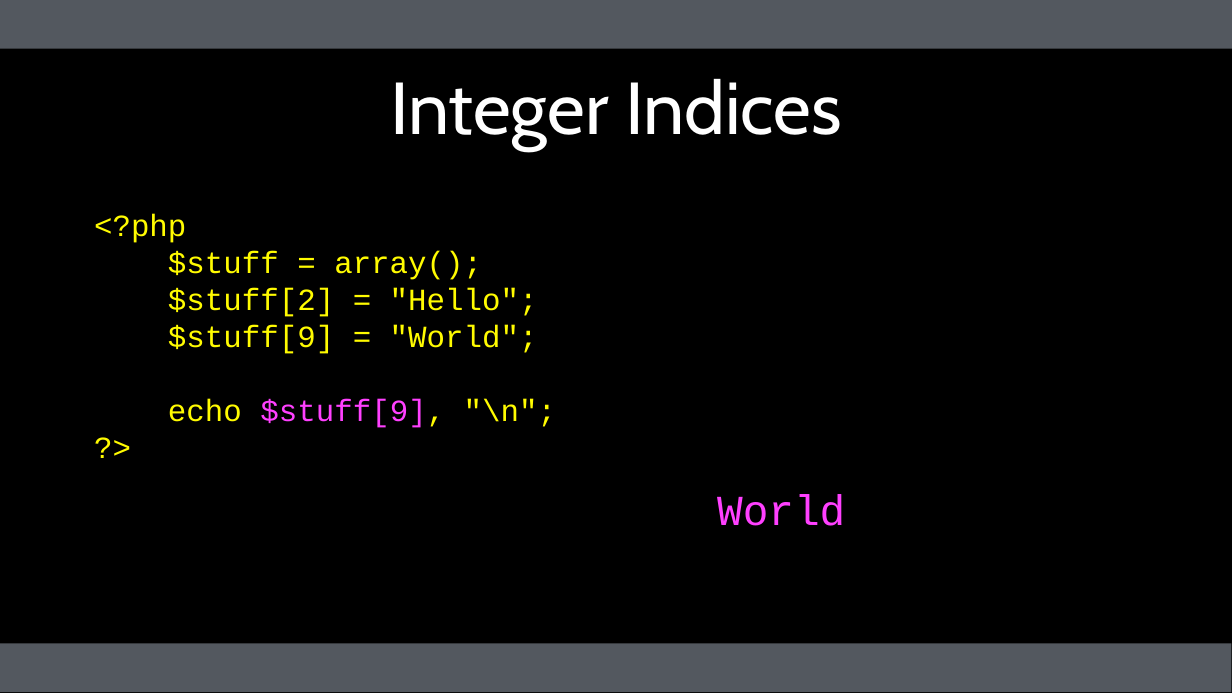
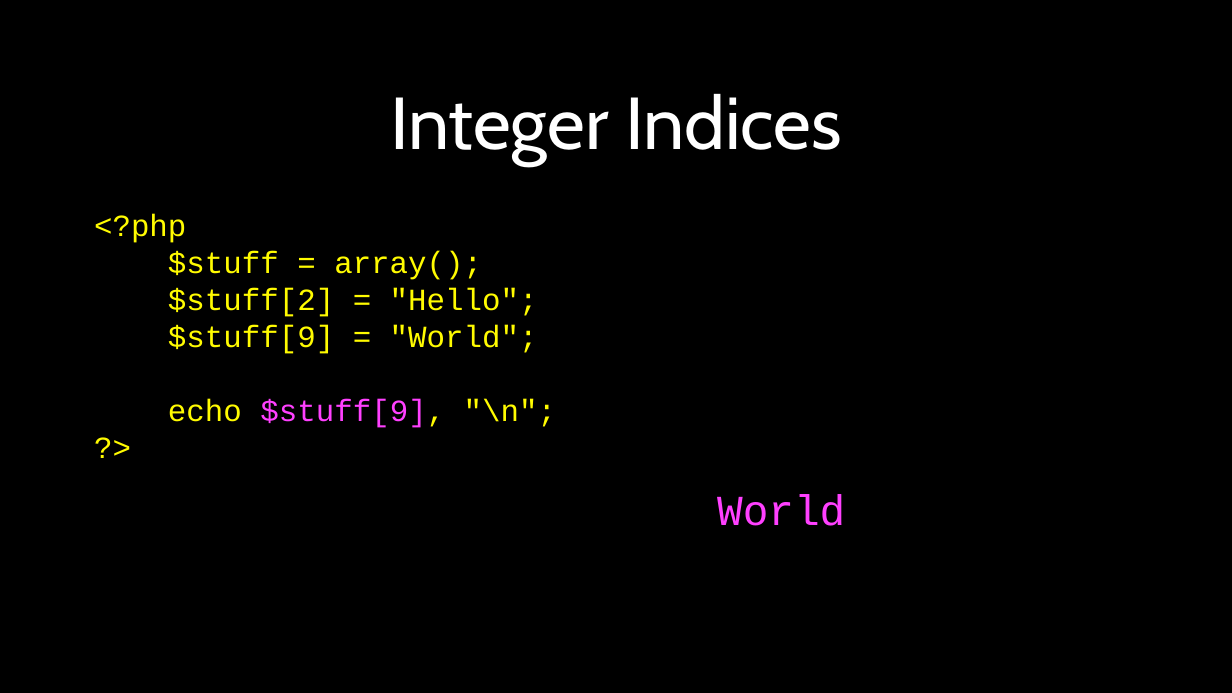
Before and after one commit to csev/wa4e, a slide deck: slide 17 of lectures/PHP-02-Overview.ppt (slide 18 before the commit). Drawn at 1232x693 pixels with LibreOffice and Linux fonts; fonts in the diff are those of the drawing. Boxes give left, top, right and bottom in pixels: in the first picture for what was removed or moved away, otherwise in the second. Text is boxed around its words. In the diff, an @@ line names an element or a change of style, - is before the commit and + after.

```diff
--- a/lectures/PHP-02-Overview.ppt
+++ b/lectures/PHP-02-Overview.ppt
@@ rectangle removed at bbox=[0, 0, 1232, 49] @@
@@ title "Integer Indices": place and size @@
-title "Integer Indices" at bbox=[390, 78, 841, 150]
+title "Integer Indices" at bbox=[390, 93, 841, 166]
@@ rectangle at bbox=[0, 643, 1232, 692]: fill #53585F to #000000 @@
```
Also in this commit, not shown: 29 other slides changed, 1 slide removed.
